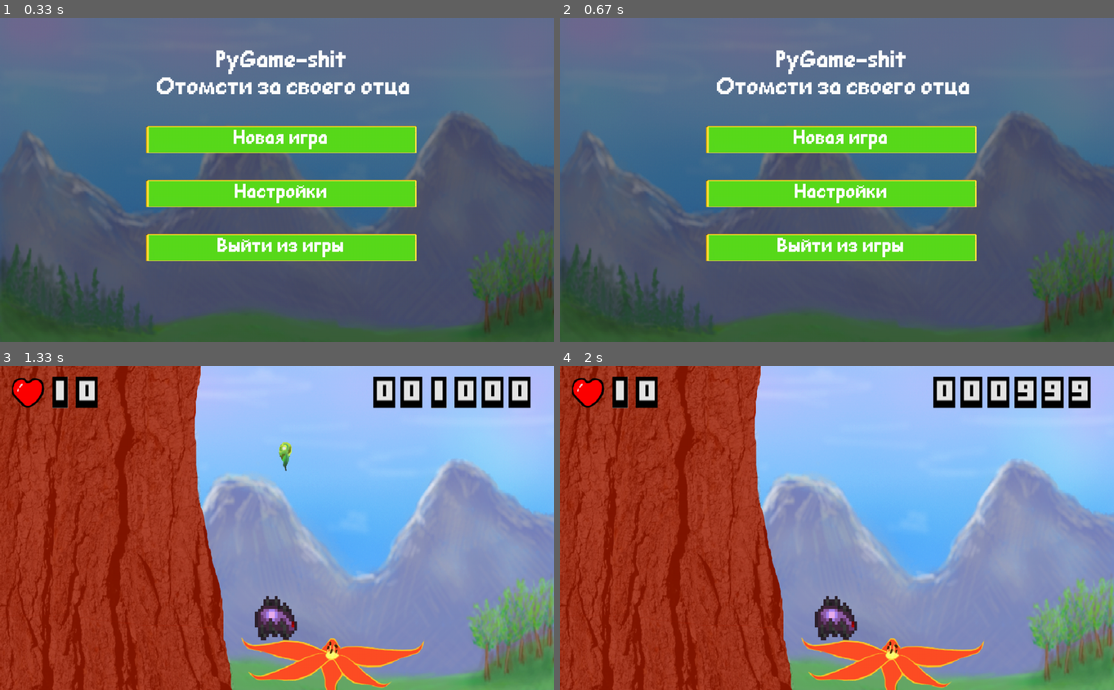
Above: before the commit, frames 1-4 (two rows, left to right).
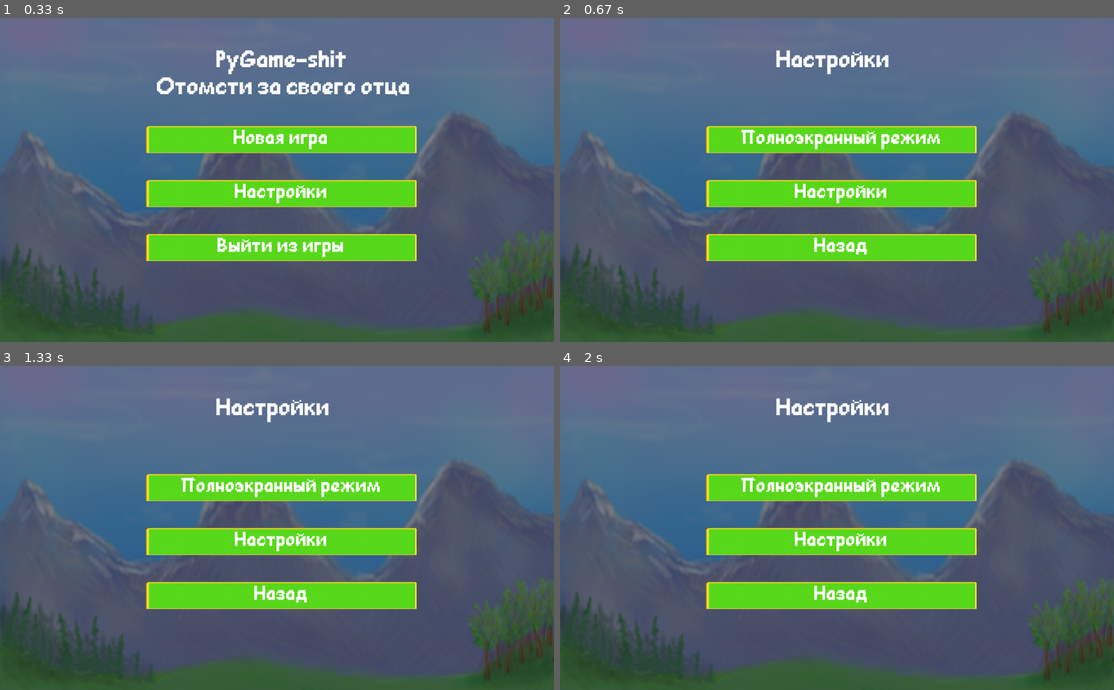
Above: after the commit, the same moments.

Repository: SwampWood/PyGame-shit
Game: pygame game, started from main.py
Two runs of this game, one before a commit and one after it. Both use one fixed random seed, a clock stepped at 60 frames per second and the inputs below.
Inputs (mouse positions are in pixels of both pictures, inside the frame that each line leads up to):
- Up to frame 1 (0.33 s): no input
- Up to frame 2 (0.67 s): click (837, 180) at 0.38 s
- Up to frame 3 (1.33 s): click (282, 485) at 0.72 s; click (282, 485) at 1.05 s
- Up to frame 4 (2 s): no input

Frame 1 is identical in both runs. In frame 2, 3.1% of the frame differs, in the area x 28-74%, y 9-75%; in frame 3, 100%, in the area x 0-100%, y 0-100%; in frame 4, 100%.

Commit message:
Настройки (я правда не знаю что в них добавить), более-менее рабочий полноэкранный режим и пауза.

Diff:
--- a/main.py
+++ b/main.py
@@ -7,7 +7,7 @@
 pygame.init()
 clock = pygame.time.Clock()
 size = width, height = new_width, new_height = 1024, 600
-screen = pygame.display.set_mode(size, pygame.RESIZABLE)
+screen = pygame.display.set_mode((new_width, new_height))
 screen.fill(pygame.Color('blue'))
 pygame.display.set_caption('Revenge is a dish best served sticky')
 all_sprites = pygame.sprite.Group()
@@ -20,6 +20,8 @@
 system_bars = pygame.sprite.Group()
 current_UI = pygame.sprite.Group()
 horizontal_borders = pygame.sprite.Group()
+fullscreen = False
+is_paused = False
 
 
 def load_image(name, colorkey=None):
@@ -65,6 +67,12 @@
     score = Score()
 
 
+def clear_UI():
+    global background, current_UI
+    background = pygame.transform.scale(load_image("background.png"), (width, height))
+    current_UI = pygame.sprite.Group()
+
+
 class Camera:
     # зададим начальный сдвиг камеры
     def __init__(self):
@@ -180,10 +188,18 @@
         if self.func:
             self.func()
 
+    def change_text(self, text):
+        self.text.kill()
+        text = Text(-50, -50, self.rect.height - 10, text)
+        text.rect.x = self.rect.x + (self.rect.width - text.image.get_width()) // 2
+        text.rect.y = self.rect.y
+        self.text = text
+
 
 class Text(pygame.sprite.Sprite):
     def __init__(self, x, y, size_, text, color=(255, 255, 255)):
         super().__init__(current_UI)
+        self.text = text
         self.image = pygame.font.Font("data/ComicSansMSPixel.ttf", size_).render(text, True, color)
         self.rect = self.image.get_rect()
         self.rect.x = x
@@ -200,14 +216,47 @@
         Button(518, 500, 50, 500, 'Выйти из игры', func_=sys.exit)
 
 
+class Settings:
+    def __init__(self, prev):
+        global background, current_UI
+        current_UI = pygame.sprite.Group()
+        Text(400, 50, 50, 'Настройки')
+        background = pygame.transform.scale(load_image("Death_background.png"), (width, height))
+        self.changescreen = Button(270, 200, 50, 500, 'Оконный режим' if fullscreen else 'Полноэкранный режим',
+                                   func_=lambda: Settings.fullscreen(self))
+        Button(270, 300, 50, 500, 'Настройки')
+        Button(270, 400, 50, 500, 'Назад', func_=lambda: prev())
+
+    def fullscreen(self):
+        global fullscreen
+        if self.changescreen.text.text == 'Полноэкранный режим':
+            self.changescreen.change_text('Оконный режим')
+        else:
+            self.changescreen.change_text('Полноэкранный режим')
+        fullscreen = not fullscreen
+        pygame.display.toggle_fullscreen()
+
+
+class Pause:
+    def __init__(self):
+        global background
+        clear_UI()
+        Text(430, 50, 60, 'Пауза')
+        background = gameplay_background
+        Button(270, 200, 50, 500, 'Продолжить', func_=clear_UI)
+        Button(270, 300, 50, 500, 'Настройки', func_=lambda: Settings(Pause))
+        Button(270, 400, 50, 500, 'Выйти из игры', func_=sys.exit)
+
+
 class StartScreen:
     def __init__(self):
         global background
+        clear_UI()
         Text(400, 50, 50, 'PyGame-shit')
         Text(290, 100, 50, 'Отомсти за своего отца')
         background = pygame.transform.scale(load_image("Death_background.png"), (width, height))
         Button(270, 200, 50, 500, 'Новая игра', func_=new_game)
-        Button(270, 300, 50, 500, 'Настройки')
+        Button(270, 300, 50, 500, 'Настройки', func_=lambda: Settings(StartScreen))
         Button(270, 400, 50, 500, 'Выйти из игры', func_=sys.exit)
 
 
@@ -684,17 +733,9 @@
         for event in pygame.event.get():
             if event.type == pygame.QUIT:
                 running = False
-            if event.type == pygame.VIDEORESIZE:
-                new_width, new_height = event.w, event.h
-                background = load_image("background.png")
-                '''b2.rect.y = int(new_height * 1.17)'''
-                for j in all_sprites:
-                    if j not in horizontal_borders:
-                        j.kill()
-                create_map()
-                player = Spider()
-                surface = pygame.display.set_mode((new_width, new_height),
-                                                  pygame.RESIZABLE)
+            if event.type == pygame.KEYDOWN and event.key == pygame.K_ESCAPE:
+                is_paused = True
+                Pause()
             if event.type == pygame.MOUSEBUTTONDOWN and event.button == 3 and not player.webbed and player.web is None:
                 player.web = Web(pygame.mouse.get_pos())
             if event.type == pygame.KEYDOWN and event.key == pygame.K_e and not player.attack_cd:
@@ -715,6 +756,7 @@
         camera.update(player)
         for sprite in all_sprites:
             camera.apply(sprite)
+        gameplay_background = screen.copy()
 
     else:
         for event in pygame.event.get():
@@ -724,9 +766,9 @@
                 for sprite in current_UI:
                     if sprite.__class__.__name__ == 'Button' and sprite.rect.collidepoint(event.pos):
                         sprite()
-                        '''for j in current_UI:
-                            j.kill()
-                        current_UI = pygame.sprite.Group()'''
+            if event.type == pygame.KEYDOWN and event.key == pygame.K_ESCAPE and is_paused:
+                is_paused = False
+                clear_UI()
 
         screen.blit(background, (0, 0))
 
